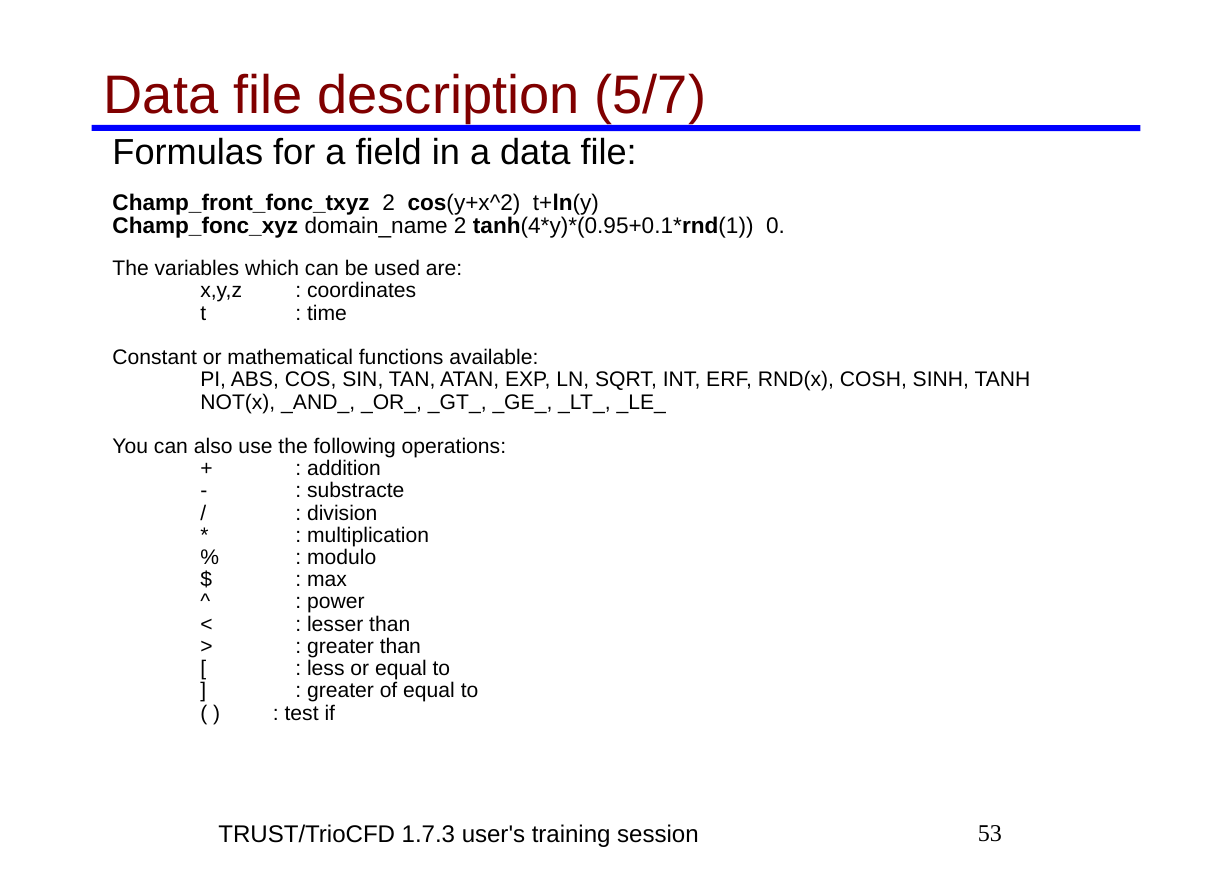
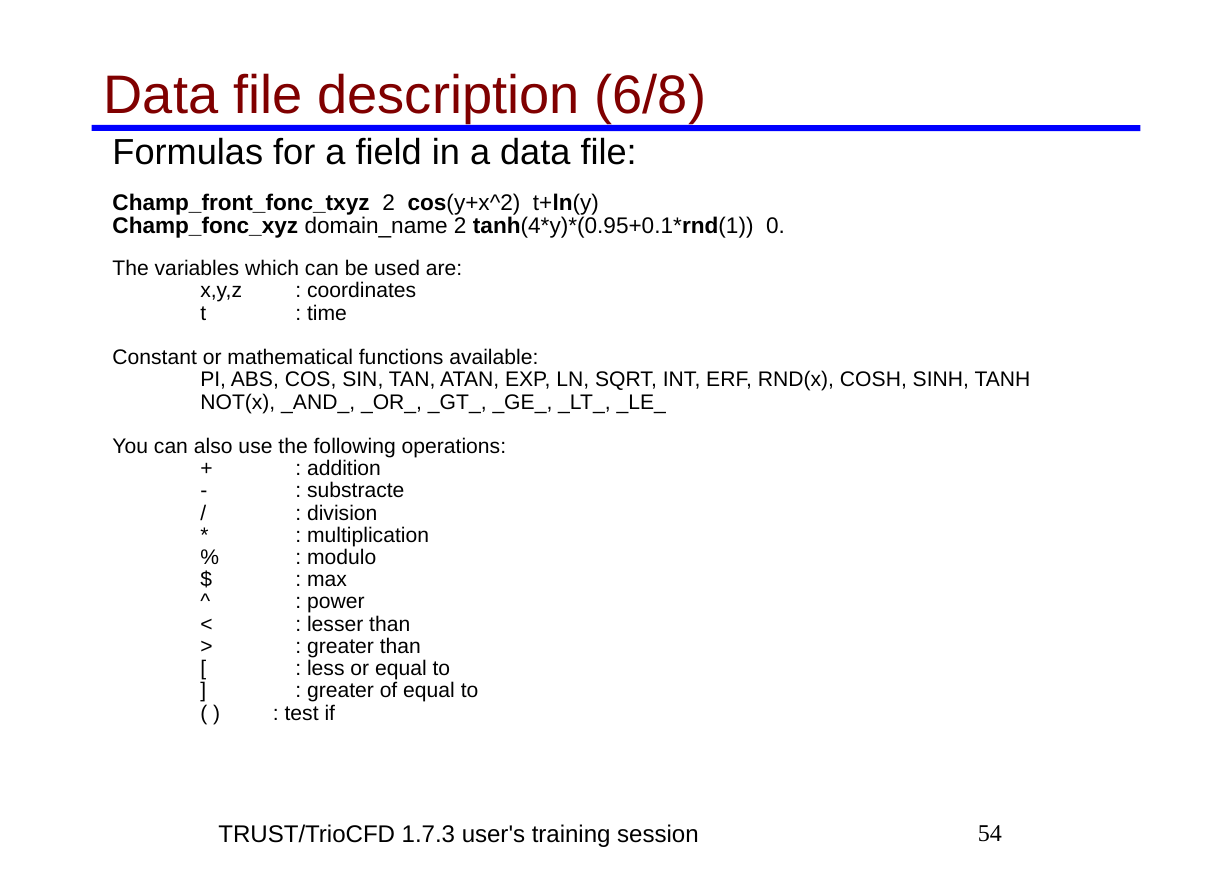
Before and after one commit to cea-trust-platform/trust-code, a slide deck: slide 54 of doc/TRUST/TRUST_and_TrioCFD_presentation.odp (slide 53 before the commit). Drawn at 1232x871 pixels with LibreOffice and Linux fonts; fonts in the diff are those of the drawing; background and template pictures are left out. Boxes give left, top, right and bottom in pixels: in the first picture for what was removed or moved away, otherwise in the second. Text is boxed around its words. In the diff, an @@ line names an element or a change of style, - is before the commit and + after.

```diff
--- a/doc/TRUST/TRUST_and_TrioCFD_presentation.odp
+++ b/doc/TRUST/TRUST_and_TrioCFD_presentation.odp
@@ title at bbox=[104, 73, 706, 124]: text changed @@
-Data file description (5/7)
+Data file description (6/8)
@@ page number at bbox=[978, 825, 1002, 842]: text changed @@
-53
+54
```
Also in this commit, not shown: 13 other slides changed, 2 slides added.
